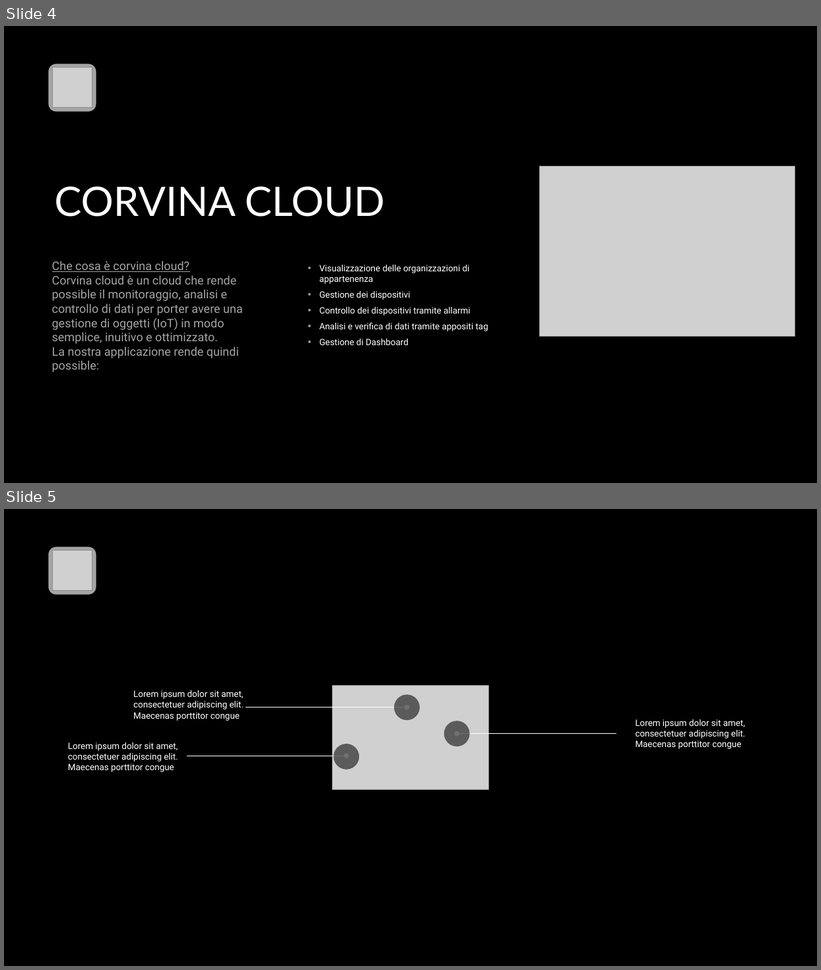
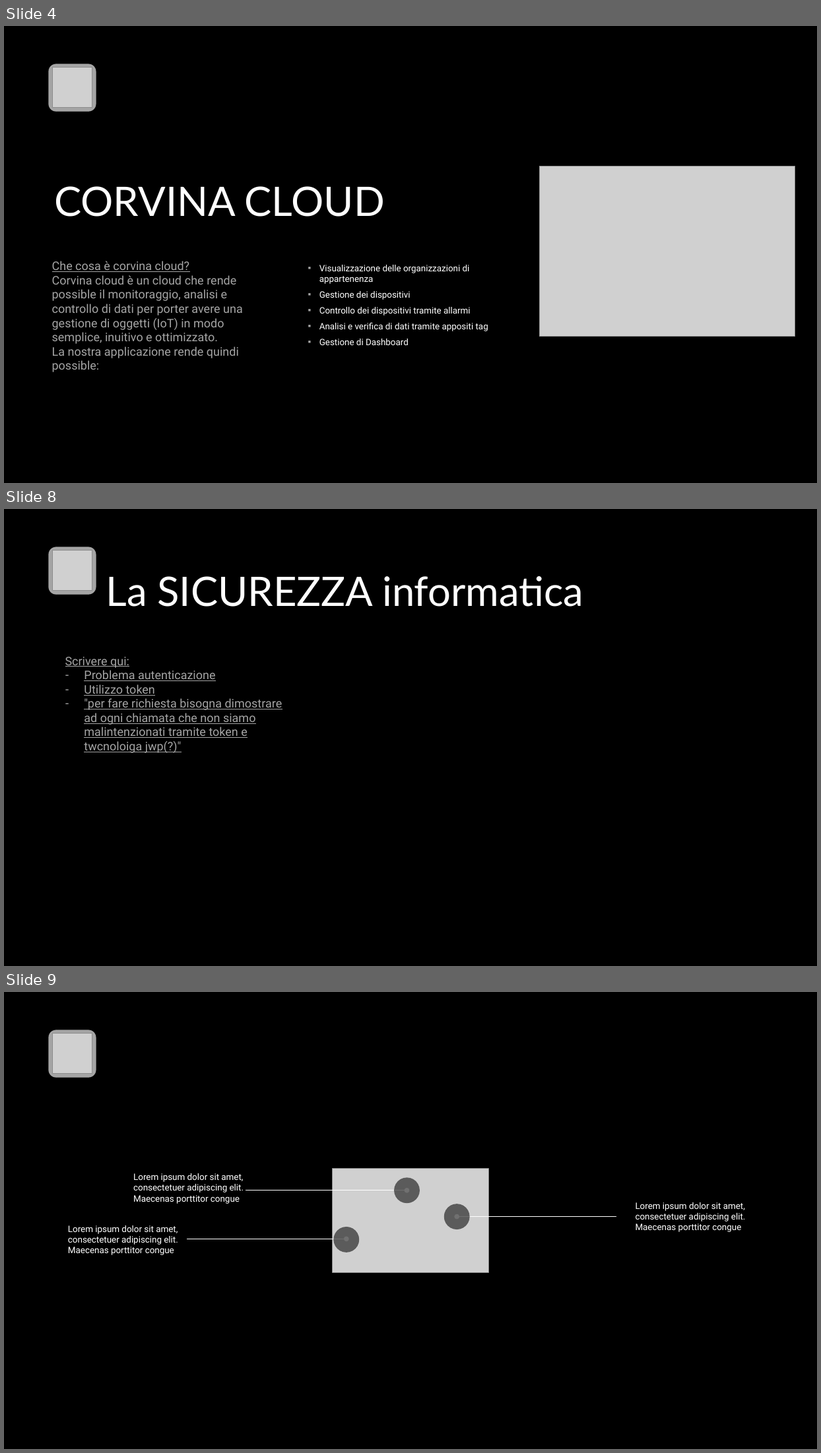
Before and after one commit to Corvina-project/CorvinaProject, a slide deck: presentazione.pptx. Shown one above the other, each under a label of ours: slides 4 and 5 before the commit, slides 4, 8 and 9 after it; the slides between them are not shown. The pictures are 821x970 and 821x1453 pixels, drawn with LibreOffice and Linux fonts; fonts in the diff are those of the drawing; grey boxes stand for pictures; background and template pictures are left out. Boxes give left, top, right and bottom in pixels: in the first picture for what was removed or moved away, otherwise in the second. Text is boxed around its words. In the diff, an @@ line names an element or a change of style, - is before the commit and + after.

Commit message:
Update Presentazione

```diff
--- a/presentazione.pptx
+++ b/presentazione.pptx
@@ slide 8 added at [4, 509, 817, 966], background #000000 @@
@@ rounded rectangle added at [48, 547, 96, 594], fill #A5A5A5 @@
@@ picture added at [52, 551, 92, 590] @@
@@ text added at [106, 576, 583, 607], 48 pt, text #FFFFFF @@
+La SICUREZZA informatica
@@ text added at [65, 657, 283, 753], 14 pt, text #A5A5A5, underline @@
+Scrivere qui:
+– Problema autenticazione
+– Utilizzo token
+– "per fare richiesta bisogna dimostrare ad ogni chiamata che non siamo malintenzionati tramite token e twcnoloiga jwp(?)"
@@ what was slide 5 is now slide 9 @@
```
Also in this commit, not shown: 3 other slides added.
